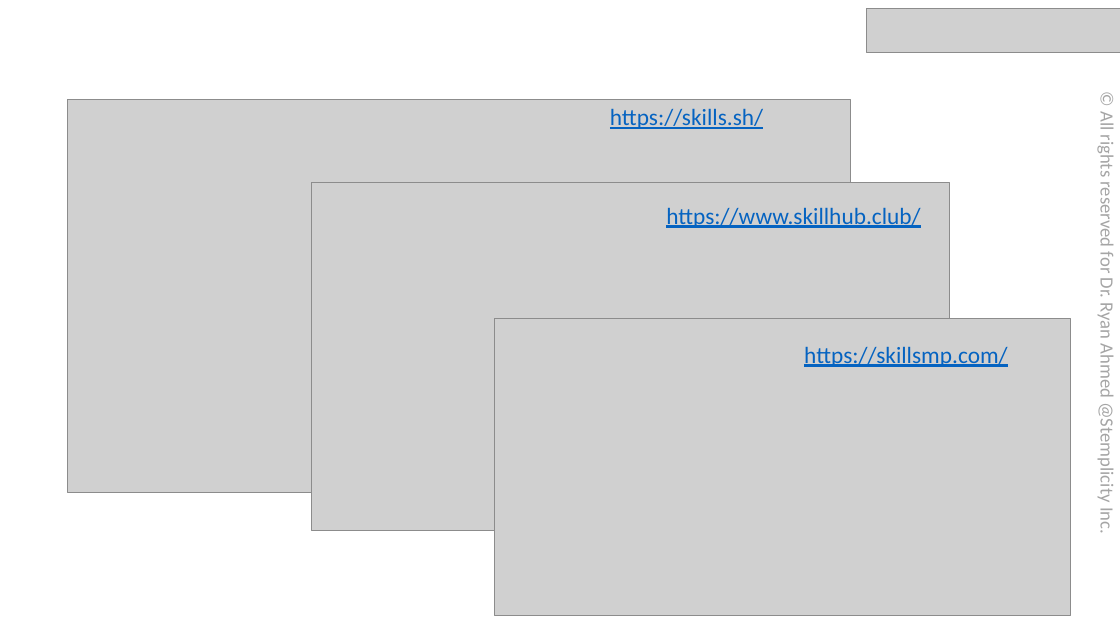
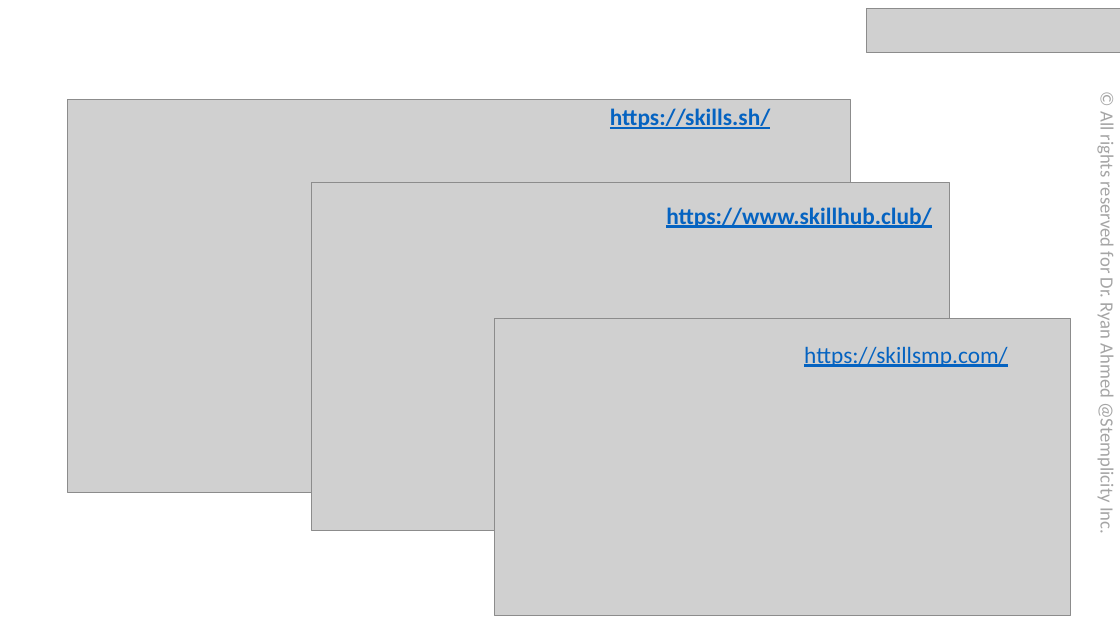
Before and after one commit to christseng89/ClaudeMastery, a slide deck: slide 25 of Claude Masterclass Materials/Module 2 - Claude Cowork/Claude Cowork.pptx. Drawn at 1120x630 pixels with LibreOffice and Linux fonts; fonts in the diff are those of the drawing; grey boxes stand for pictures; background and template pictures are left out. Boxes give left, top, right and bottom in pixels: in the first picture for what was removed or moved away, otherwise in the second. Text is boxed around its words. In the diff, an @@ line names an element or a change of style, - is before the commit and + after.

```diff
--- a/Claude Masterclass Materials/Module 2 - Claude Cowork/Claude Cowork.pptx
+++ b/Claude Masterclass Materials/Module 2 - Claude Cowork/Claude Cowork.pptx
@@ text "https://skills.sh/" at (610, 108, 770, 129): bold on @@
@@ text "https://www.skillhub.club/" at (666, 207, 931, 228): bold on @@
```
Also in this commit, not shown: 1 other slide changed, 4 other files.
